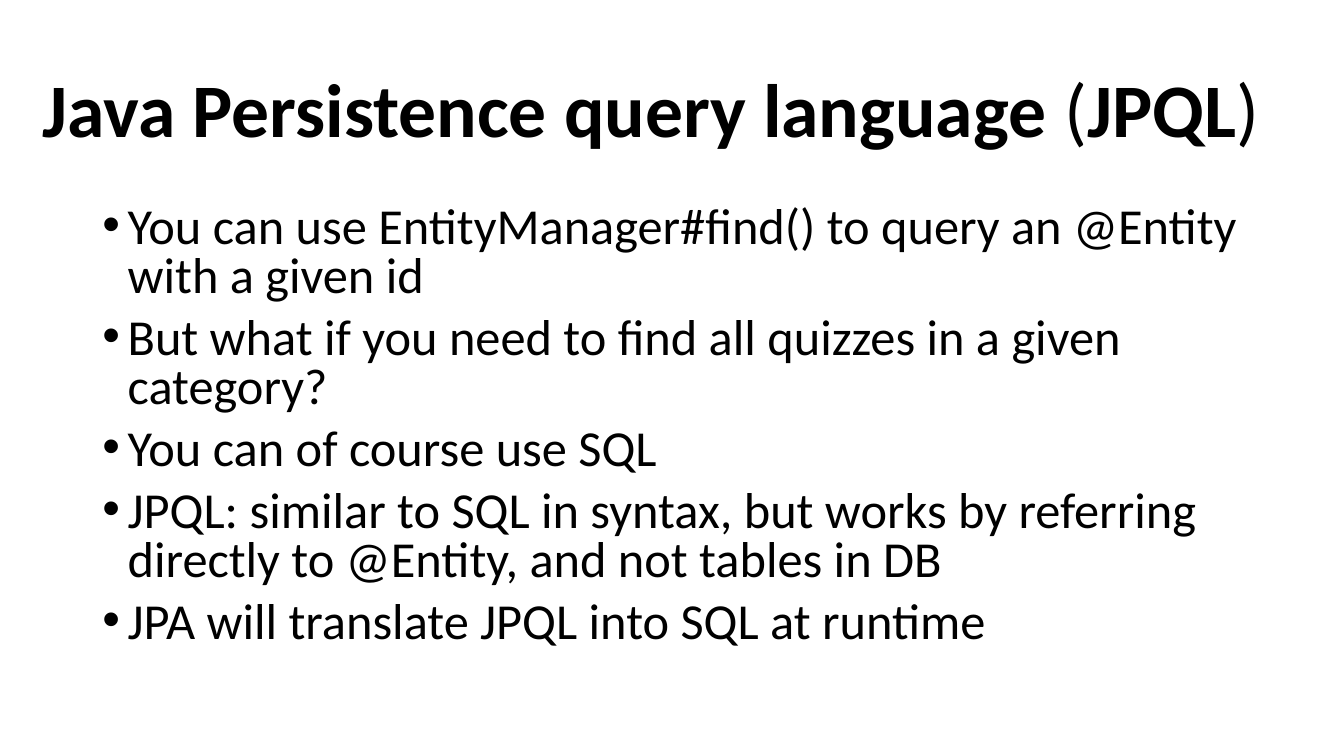
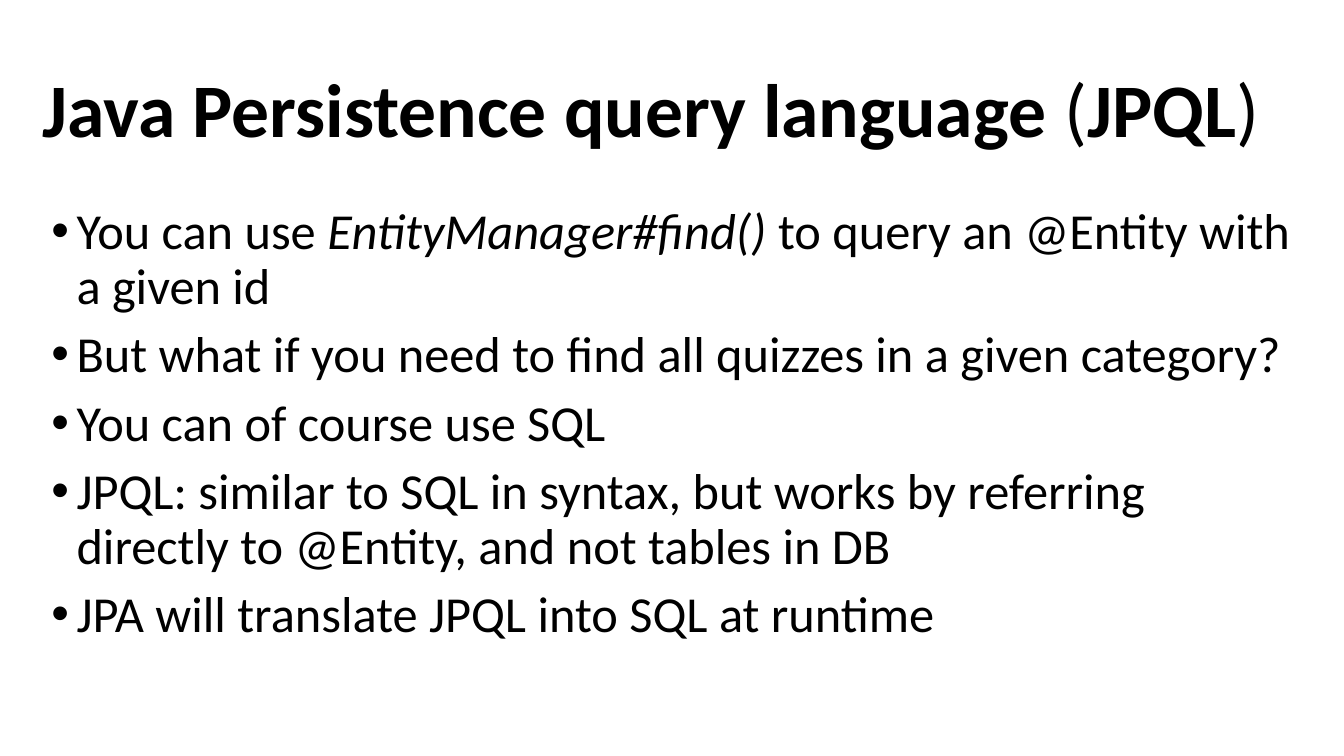
Before and after one commit to arcuri82/testing_security_development_enterprise_systems, a slide deck: slide 6 of doc/intro/slides/lesson_02_jpa.pptx. Drawn at 1344x756 pixels with LibreOffice and Linux fonts; fonts in the diff are those of the drawing. Boxes give left, top, right and bottom in pixels: in the first picture for what was removed or moved away, otherwise in the second. Text is boxed around its words. In the diff, an @@ line names an element or a change of style, - is before the commit and + after.

```diff
--- a/doc/intro/slides/lesson_02_jpa.pptx
+++ b/doc/intro/slides/lesson_02_jpa.pptx
@@ text "You can use EntityManager#find() to ...": place and size @@
-text "You can use EntityManager#find() to ..." at [128, 207, 1236, 646]
+text "You can use EntityManager#find() to ..." at [77, 212, 1290, 639]
@@ text "You can use EntityManager#find() to ..." at [77, 212, 1290, 639]: italic on in "EntityManager#find()"; line spacing 0.8 to 0.9 @@
```
Also in this commit, not shown: 1 other slide changed, 2 other files.
